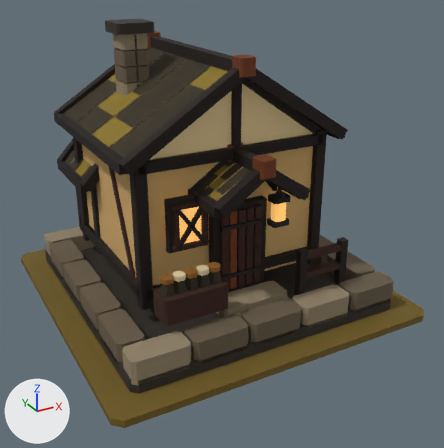
Before and after pictures for a commit that changed the glTF model art/cottage_t4/cottage_t4.glb.
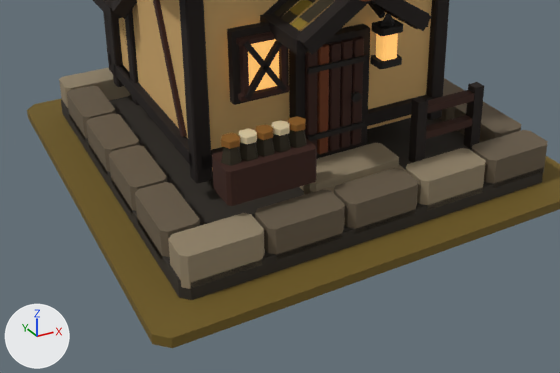
Old and new are each drawn whole from a camera (50 mm lens) standing at (-1.93, -3.75, 2.38) and looking at (0.03, -0.2, 0.61) and again close up on the part from 0% to 91% of the width and 40% to 99% of the height. Every picture has the same lights, and +X, +Y and +Z are marked at lower left. The last two pictures show the newer version.

The first close-up shows 'MMR | cottage | T04 Architecture.001', 'MMR | cottage | Tier 04 Ground.001'.
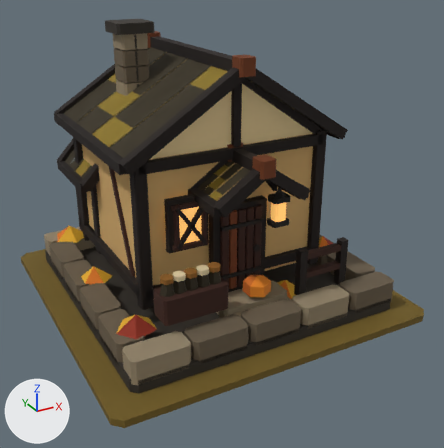
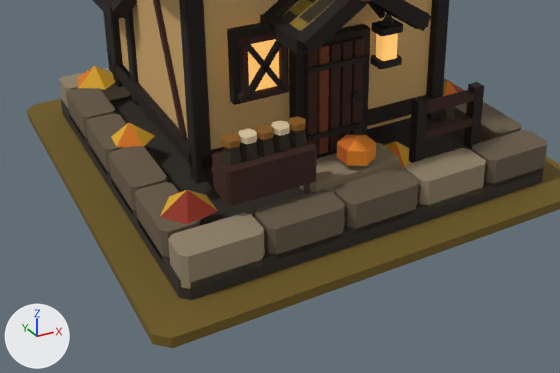
Location of each change, (x1, y1, x2, y2) in pixels of the close-ups (560 x 373 px):
'MMR | cottage | T04 Autumn Dressing.001', added: after (78, 66, 463, 225)

The edits, one by one:
Mesh me_mmr___cottage___t04_autumn_dressing_001 is new.
It has 43 vertices, 43 faces and spans x -0.97..1.0, y -0.79..0.98, z 0.09..0.36.
It uses material mat_mmr___shared_palette_atlas (picture img_mmr_shared_color_palette_64).
Object 'MMR | cottage | T04 Autumn Dressing.001' (ob_mmr___cottage___t04_autumn_dressing_001) is new; it shows me_mmr___cottage___t04_autumn_dressing_001.
Its location is (0.0, 0.0, 0.05).
